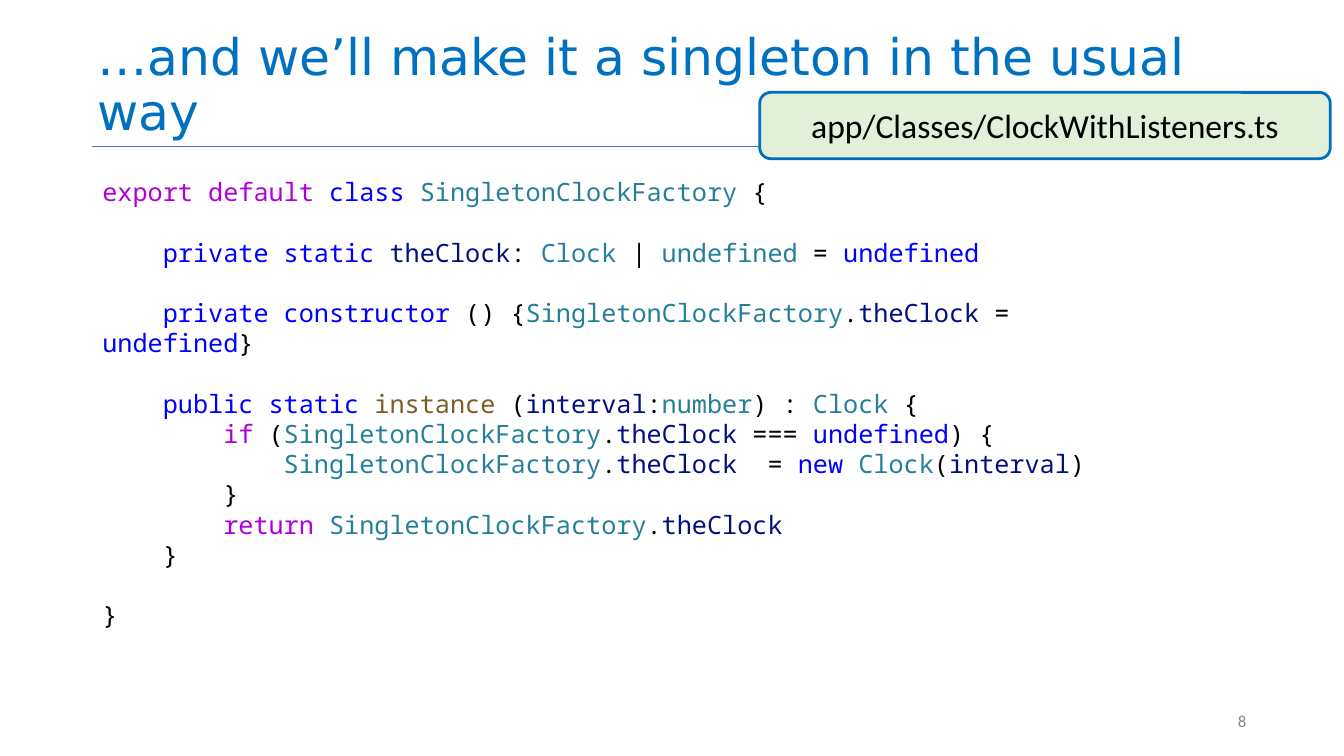
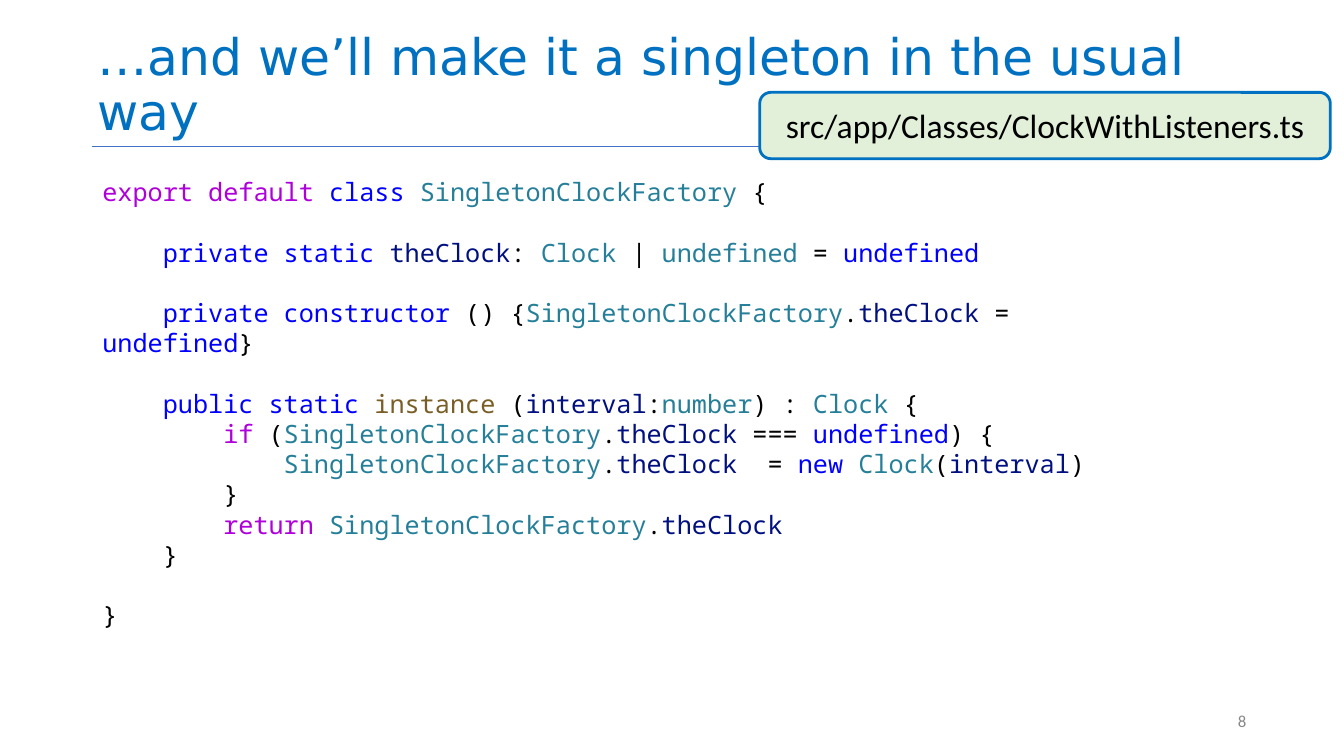
Before and after one commit to neu-se/CS4530-Spring-2024, a slide deck: slide 8 of Slides/Module 09 React Hooks.pptx. Drawn at 1344x756 pixels with LibreOffice and Linux fonts; fonts in the diff are those of the drawing. Boxes give left, top, right and bottom in pixels: in the first picture for what was removed or moved away, otherwise in the second. Text is boxed around its words. In the diff, an @@ line names an element or a change of style, - is before the commit and + after.

```diff
--- a/Slides/Module 09 React Hooks.pptx
+++ b/Slides/Module 09 React Hooks.pptx
@@ text in rounded rectangle at (x1=786, y1=114, x2=1304, y2=144): text changed @@
-app/Classes/ClockWithListeners.ts
+src/app/Classes/ClockWithListeners.ts
```
Also in this commit, not shown: 11 other slides changed, 4 other files.
